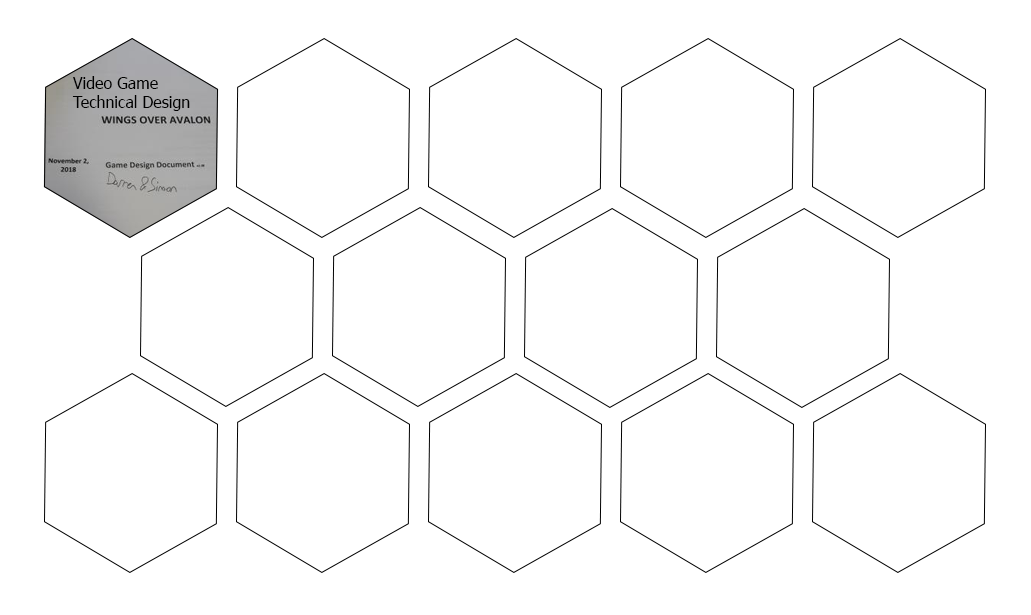
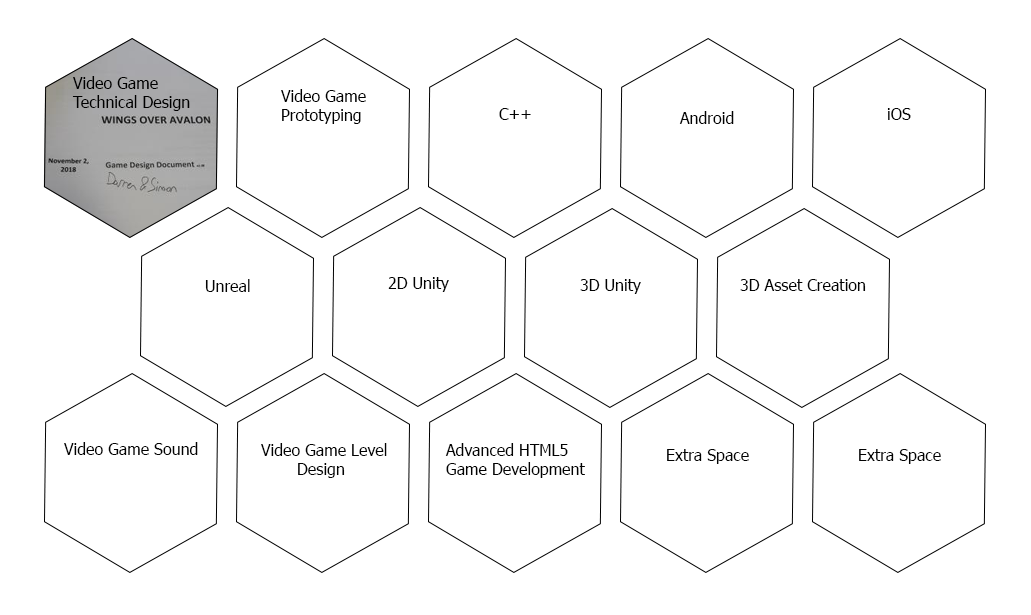
The second (1031, 615) image is a revision of the first. Changes to its layers:
added layer "Extra Space" (1st of 2) above "Polygon 1" over [859, 449, 941, 464]
added layer "Extra Space" (2nd of 2) above "Polygon 1" over [667, 449, 749, 464]
added layer "Advanced HTML5 Game Development" above "Polygon 1" over [445, 443, 585, 478]
added layer "Video Game Level Design" above "Polygon 1" over [261, 443, 387, 478]
added layer "Video Game Sound" above "Polygon 1" over [64, 442, 198, 455]
added layer "3D Asset Creation" above "3D Unity" over [740, 279, 866, 291]
added layer "3D Unity" above "2D Unity" over [580, 279, 641, 294]
added layer "2D Unity" above "Unreal" over [388, 277, 449, 292]
added layer "Unreal" above "iOS" over [205, 279, 250, 292]
added layer "iOS" above "Polygon 1" over [887, 108, 911, 120]
added layer "Android" above "Polygon 1" over [679, 111, 734, 124]
added layer "C++" above "Polygon 1" over [499, 108, 531, 120]
added layer "Video Game Prototyping" above "Polygon 1" over [281, 89, 366, 124]
